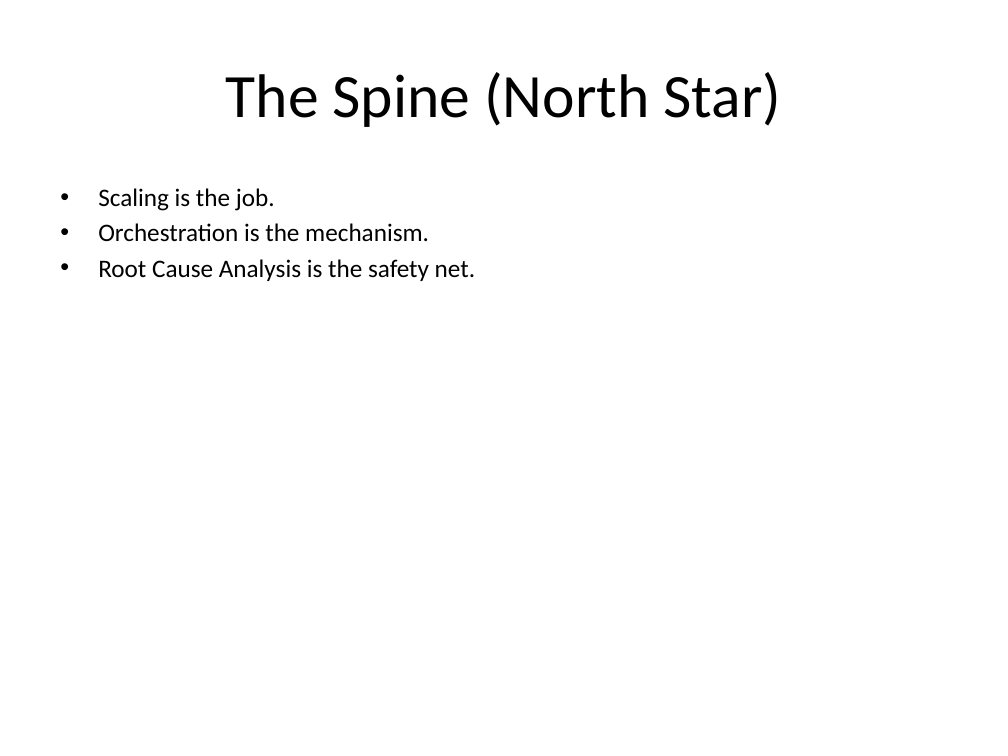
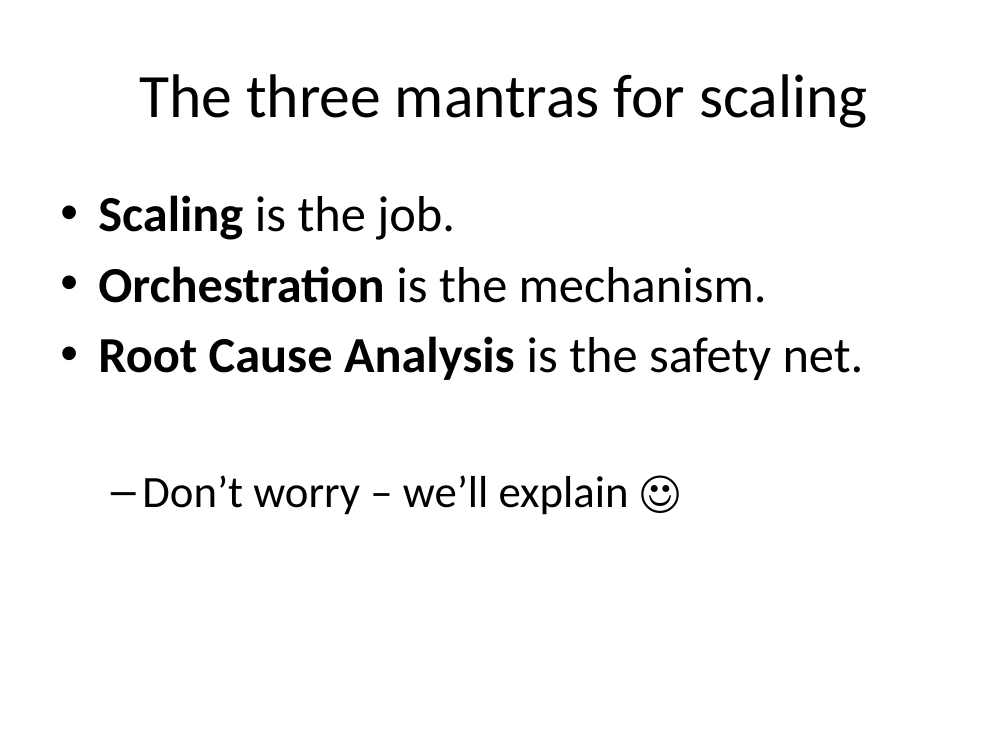
Before and after one commit to Corndel/AI6-5W, a slide deck: slide 2 of slides/morning_deck_scale_or_fail.pptx. Drawn at 1008x756 pixels with LibreOffice and Linux fonts; fonts in the diff are those of the drawing. Boxes give left, top, right and bottom in pixels: in the first picture for what was removed or moved away, otherwise in the second. Text is boxed around its words. In the diff, an @@ line names an element or a change of style, - is before the commit and + after.

```diff
--- a/slides/morning_deck_scale_or_fail.pptx
+++ b/slides/morning_deck_scale_or_fail.pptx
@@ title at bbox=[139, 74, 868, 128]: text changed @@
-The Spine (North Star)
+The three mantras for scaling
@@ text at bbox=[98, 195, 864, 380]: size 18 to 36 pt in "Scaling is the job.", "Orchestration is the mechanism.", "Root Cause Analysis is the safety net."; bold on in "Scaling", "Orchestration", "Root Cause Analysis"; more space between paragraphs @@
@@ text at bbox=[142, 475, 629, 515]: paragraph added @@
+  – Don’t worry – we’ll explain ☺
```
Also in this commit, not shown: 15 other slides changed, 1 slide added, 1 other file.
